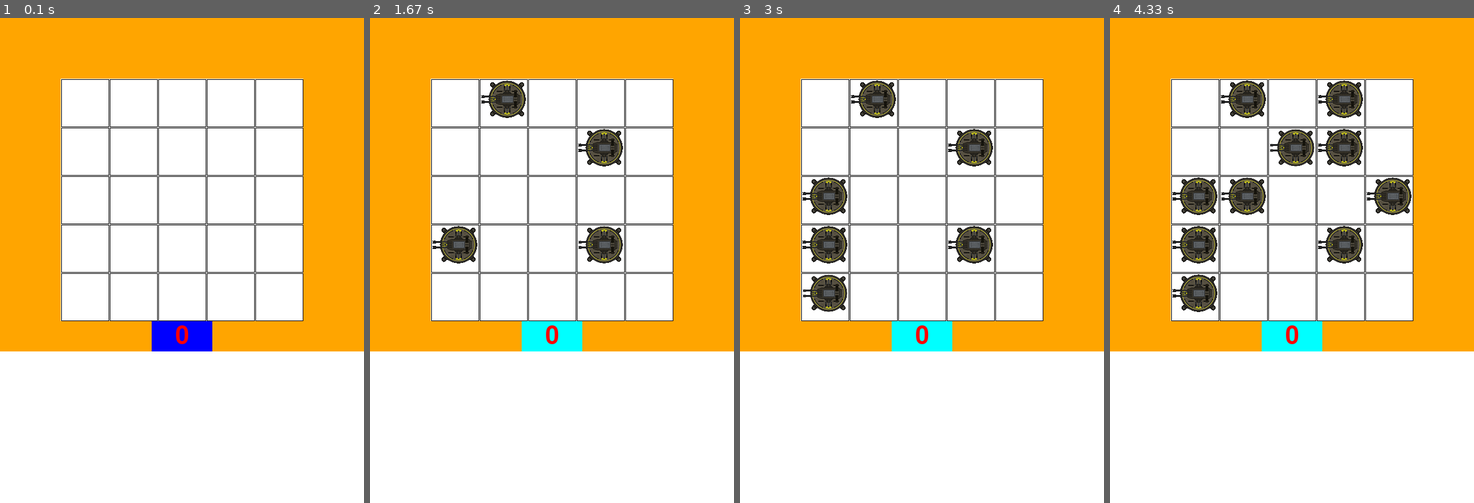
Above: before the commit, frames 1-4 (left to right).
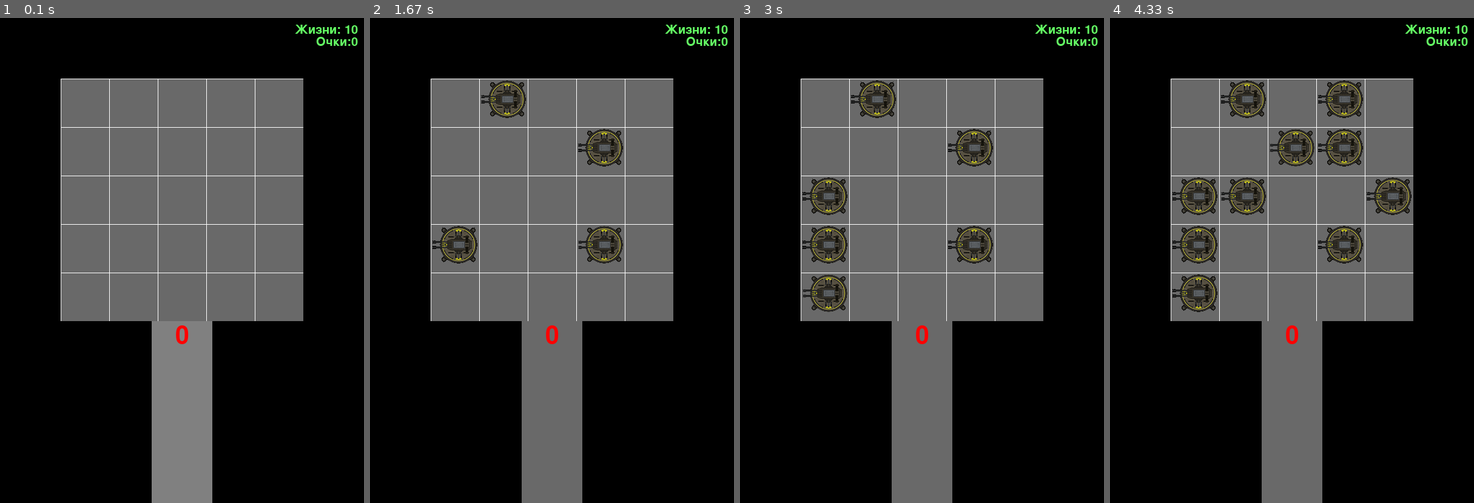
Above: after the commit, the same moments.

Repository: qwe-png/pygame-project-yandex
Game: pygame game, started from main.py
Same seed, same stepped clock (60 frames per second), same inputs: the game is played once before the commit and once after it.
Inputs (mouse positions are in pixels of both pictures, inside the frame that each line leads up to):
- Up to frame 1 (0.1 s): no input
- Up to frame 2 (1.67 s): press the mouse at (464, 265) at 0.37 s; move the mouse to (526, 318) at 0.47 s; release the mouse at (588, 367) at 0.6 s; click (584, 134) at 0.72 s; click (479, 85) at 1.05 s; click (595, 245) at 1.38 s
- Up to frame 3 (3 s): click (845, 182) at 1.72 s; click (834, 279) at 2.88 s
- Up to frame 4 (4.33 s): click (1357, 124) at 3.22 s; click (1375, 187) at 3.55 s; click (1244, 182) at 3.88 s; click (1313, 163) at 4.22 s

The runs differ from the first frame. In frame 1, 99% of the frame differs, in the area x 0-100%, y 0-100%; in frame 2, 96%; in frame 3, 95%; in frame 4, 92%.

Commit message:
Переделан дизайн, сделаны характеристики игрока

Diff:
--- a/main.py
+++ b/main.py
@@ -49,11 +49,23 @@
 enemy_image = load_image("enemy.png")
 
 
-# TODO нужно сделать отображение здоровья и очков игрока
 class Player:
     def __init__(self):
         self.health = 10
         self.points = 0
+
+    def draw(self):
+        font = pygame.font.Font(None, 30)
+
+        text = font.render(f"Жизни: {str(self.health)}", True, (100, 255, 100))
+        text_x = width - text.get_width() - 10
+        text_y = 10
+        screen.blit(text, (text_x, text_y))
+
+        text2 = font.render(f"Очки:{str(self.points)}", True, (100, 255, 100))
+        text_x2 = width - text2.get_width() - 10
+        text_y2 = text2.get_height() + 10
+        screen.blit(text2, (text_x2, text_y2))
 
 
 # TODO нужно доделать класс ENEMY, понять, почему враг не рисуется
@@ -118,11 +130,11 @@
         for y in range(self.height):
             for x in range(self.width):
                 pygame.draw.rect(screen, w, (x * cs + self.left, y * cs + self.top, cs, cs), 0)
-                pygame.draw.rect(screen, pygame.Color(0, 0, 0), (x * cs + self.left + 1, y * cs + self.top + 1, cs - 1, cs - 1), 1)
+                pygame.draw.rect(screen, pygame.Color(105, 105, 105), (x * cs + self.left + 1, y * cs + self.top + 1, cs - 1, cs - 1), 0)
                 if not provershit:
-                    pygame.draw.rect(screen, pygame.Color(0, 255, 255), (250, 500, 100, 490))
+                    pygame.draw.rect(screen, pygame.Color(105, 105, 105), (250, 500, 100, 490))
                 if provershit:
-                    pygame.draw.rect(screen, pygame.Color(0, 0, 255), (250, 500, 100, 490))
+                    pygame.draw.rect(screen, pygame.Color(128, 128, 128), (250, 500, 100, 490))
                 fontObj = pygame.font.Font(None, 60)
 
                 textSurfaceObj = fontObj.render(str(schetchik_ochkov_dlya_pokupki_bashen), True, (255, 0, 0))
@@ -134,9 +146,6 @@
                     Tower(x, y, self.left, self.top)
         tower_group.draw(screen)
 
-
-
-        pygame.draw.rect(screen, (255, 255, 255), (0, 550, 600, 300), 0)
 
 
     def get_cell(self, mouse_pos):
@@ -168,7 +177,7 @@
 
 size = width, height = 600, 800
 screen = pygame.display.set_mode(size)
-screen.fill(pygame.Color("orange"))
+screen.fill(pygame.Color("black"))
 
 x, y = 5, 5
 board = Board(x, y)
@@ -176,10 +185,9 @@
 
 fps = 60
 clock = pygame.time.Clock()
-
-en = Enemy()
+player = Player()
 while True:
-    screen.fill(pygame.Color("orange"))
+    screen.fill(pygame.Color("black"))
     for event in pygame.event.get():
         if event.type == pygame.QUIT:
             terminate()
@@ -197,5 +205,6 @@
                 provershit = False
     board.render(screen)
     enemy_group.draw(screen)
+    player.draw()
     # enemy_group.update(event, fps)
     pygame.display.flip()
